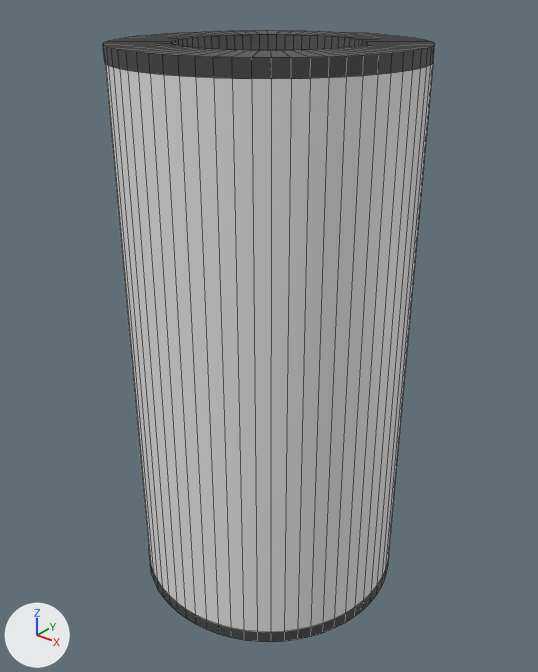
Renders of the FBX model assets/models/spaceship/fuel_2.fbx from each side of a commit.
Camera for both pictures: a 50 mm lens placed at (0.0615, -0.0768, 0.0474), pointed at (0.0001, -0.0001, -0.0002). Every picture has the same lights, and +X, +Y and +Z are marked at lower left. The picture after the commit comes second. Mesh edges are drawn as thin lines. Where no turn or scale is listed for an object, it has been applied to the vertices.

In view in the first picture: 'Fuel_2'.
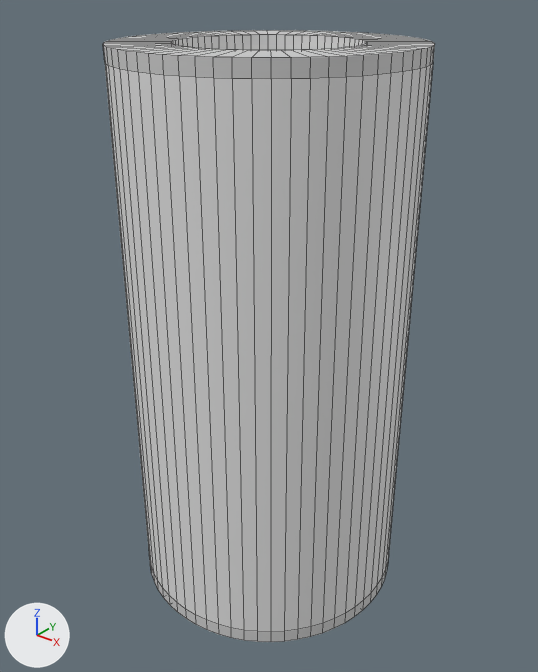
Where the change shows, as pixel boxes (x1, y1, x2, y2) in the pictures (538 x 672 px):
'Fuel_2', recoloured
    both: (103, 30, 435, 642)

Patch to the scene script:
```diff
--- a/assets/models/spaceship/fuel_2.fbx.py
+++ b/assets/models/spaceship/fuel_2.fbx.py
@@ mat_details @@
 mat_details = principled_material('Details')
-mat_details.base_color = (0.0659, 0.0659, 0.0659)  # dark grey #494949
+mat_details.base_color = (0.643, 0.643, 0.643)  # light grey #d2d2d2
```
